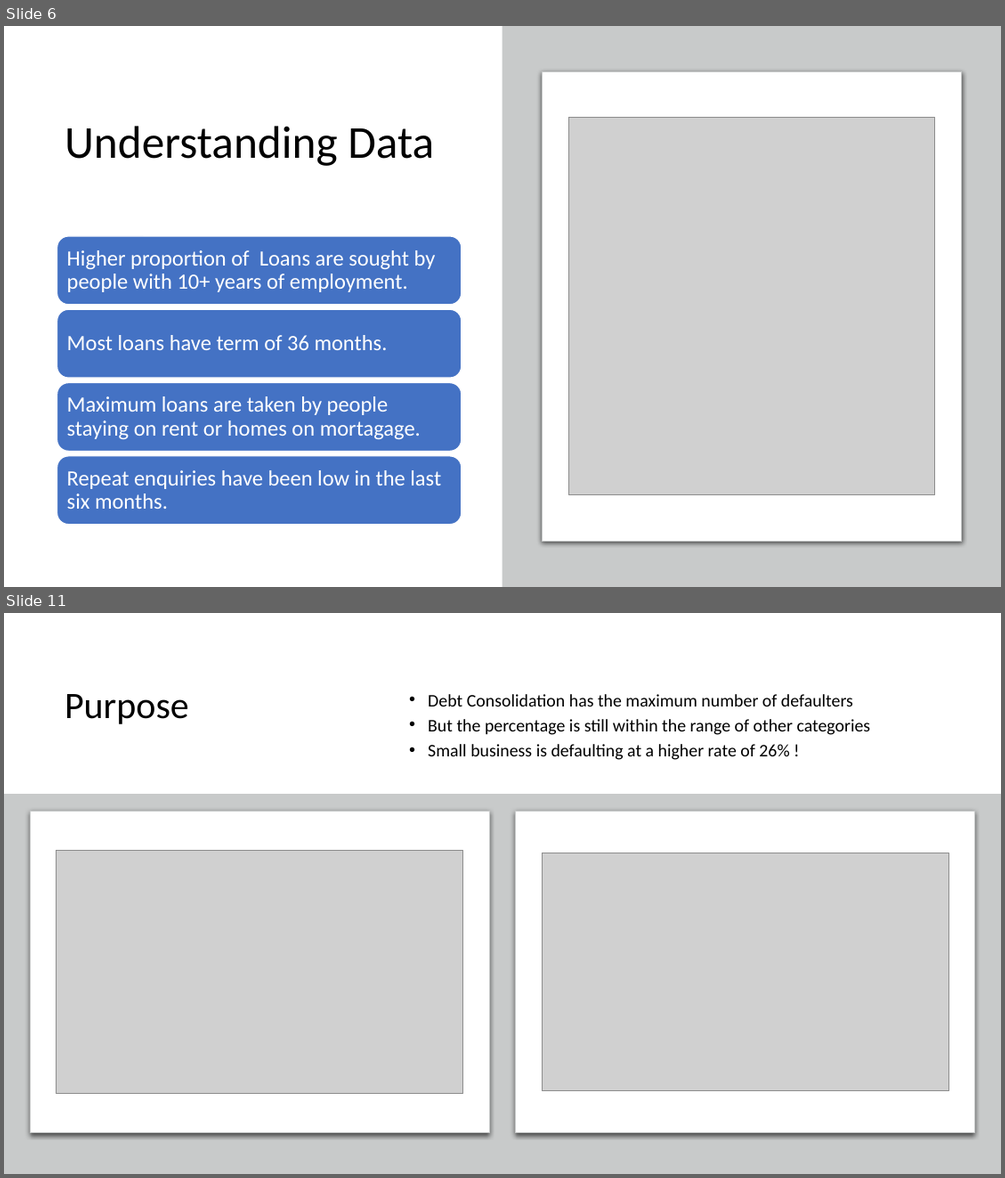
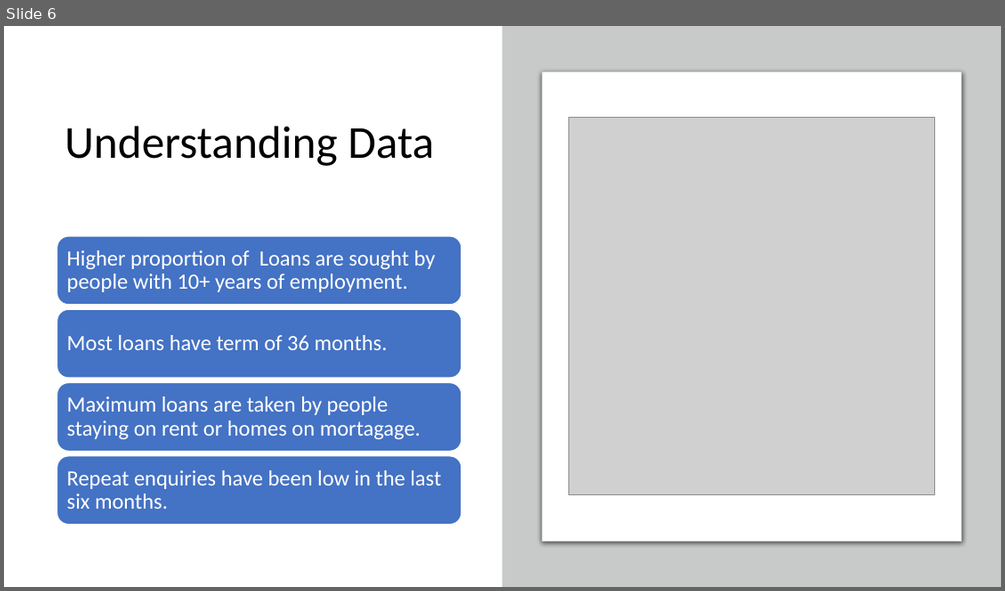
Before and after one commit to rramchan12/Lending-Club-EDA-CaseStudy, a slide deck: LendingClubCaseStudy.pptx. Shown one above the other, each under a label of ours: slides 6 and 11 before the commit, slide 6 after it; the slides between them are not shown. The pictures are 1005x1178 and 1005x591 pixels, drawn with LibreOffice and Linux fonts; fonts in the diff are those of the drawing; grey boxes stand for pictures; background and template pictures are left out. Boxes give left, top, right and bottom in pixels: in the first picture for what was removed or moved away, otherwise in the second. Text is boxed around its words. In the diff, an @@ line names an element or a change of style, - is before the commit and + after.

```diff
--- a/LendingClubCaseStudy.pptx
+++ b/LendingClubCaseStudy.pptx
@@ slide 11 removed at box(4, 613, 1001, 1174), background #FFFFFF @@
@@ title removed at box(65, 694, 189, 724) @@
-Purpose
@@ text removed at box(428, 694, 871, 760) @@
-• Debt Consolidation has the maximum number of defaulters
-• But the percentage is still within the range of other categories
-• Small business is defaulting at a higher rate of 26% !
@@ rectangle removed at box(4, 794, 1001, 1174) @@
@@ rounded rectangle removed at box(30, 811, 489, 1133) @@
@@ rounded rectangle removed at box(516, 811, 975, 1133) @@
@@ picture removed at box(57, 850, 463, 1093) @@
@@ picture removed at box(542, 853, 948, 1091) @@
```
Also in this commit, not shown: 12 slides changed, 1 slide added, 6 other slides removed, 3 other files.
